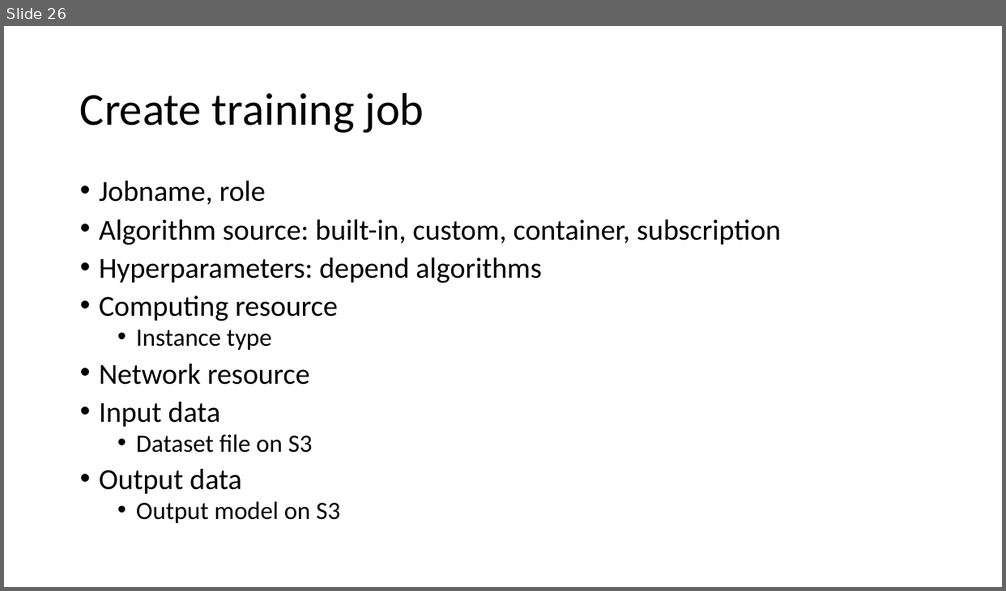
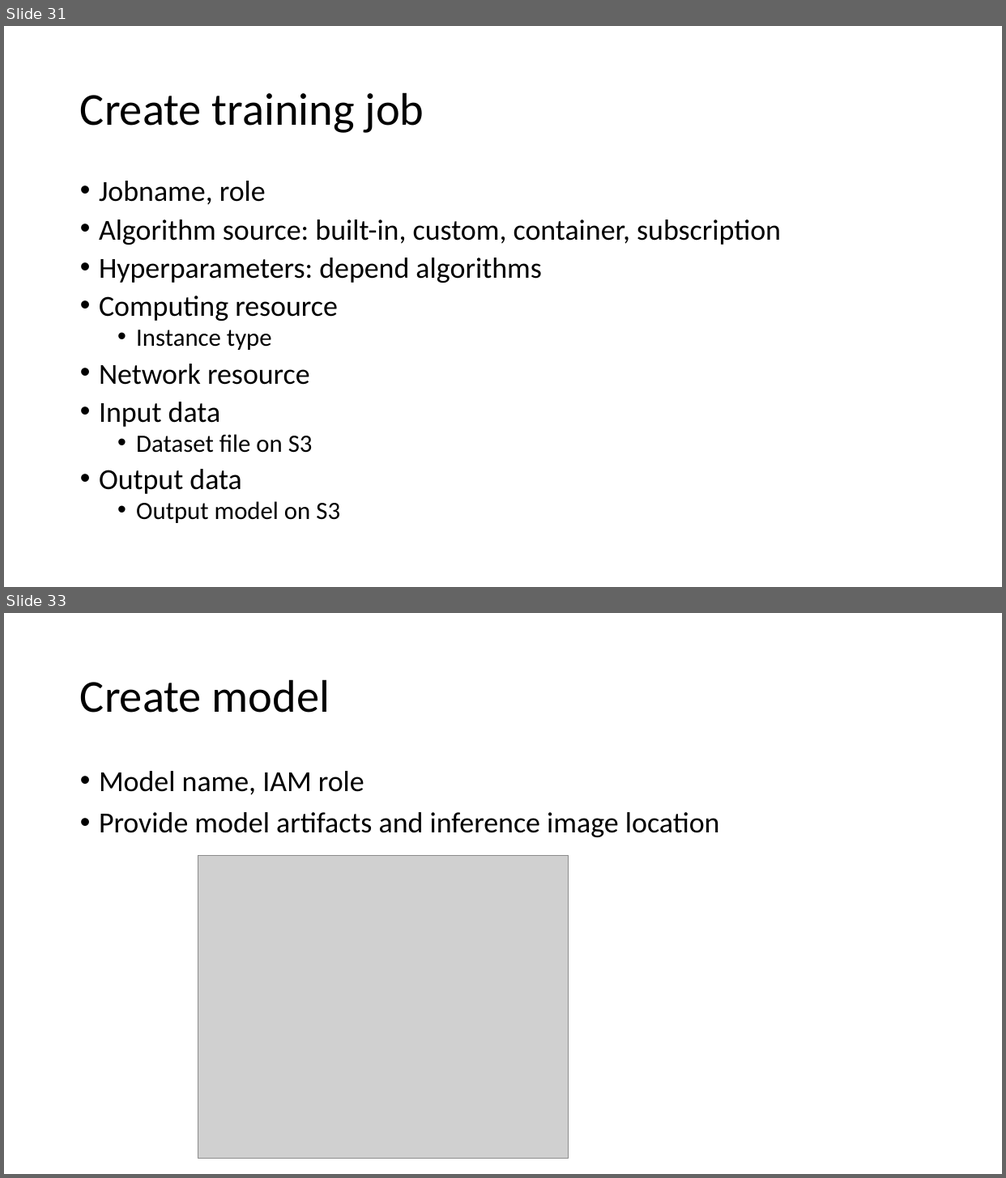
Before and after one commit to xuan0802/iot_slide, a slide deck: IoT analytics.pptx. Shown one above the other, each under a label of ours: slide 26 before the commit, slides 31 and 33 after it; the slides between them are not shown. The pictures are 1006x591 and 1006x1178 pixels, drawn with LibreOffice and Linux fonts; fonts in the diff are those of the drawing; grey boxes stand for pictures. Boxes give left, top, right and bottom in pixels: in the first picture for what was removed or moved away, otherwise in the second. Text is boxed around its words. In the diff, an @@ line names an element or a change of style, - is before the commit and + after.

```diff
--- a/IoT analytics.pptx
+++ b/IoT analytics.pptx
@@ slide 33 added at (4,613,1002,1174), background #FFFFFF @@
@@ title added at (80,679,330,713), 44 pt, text #000000 @@
+Create model
@@ text added at (99,771,720,837), 28 pt, text #000000 @@
+• Model name, IAM role
+• Provide model artifacts and inference image location
@@ picture added at (198,855,569,1159) @@
@@ what was slide 26 is now slide 31 @@
```
Also in this commit, not shown: 2 slides changed, 9 other slides added, 2 slides removed.
